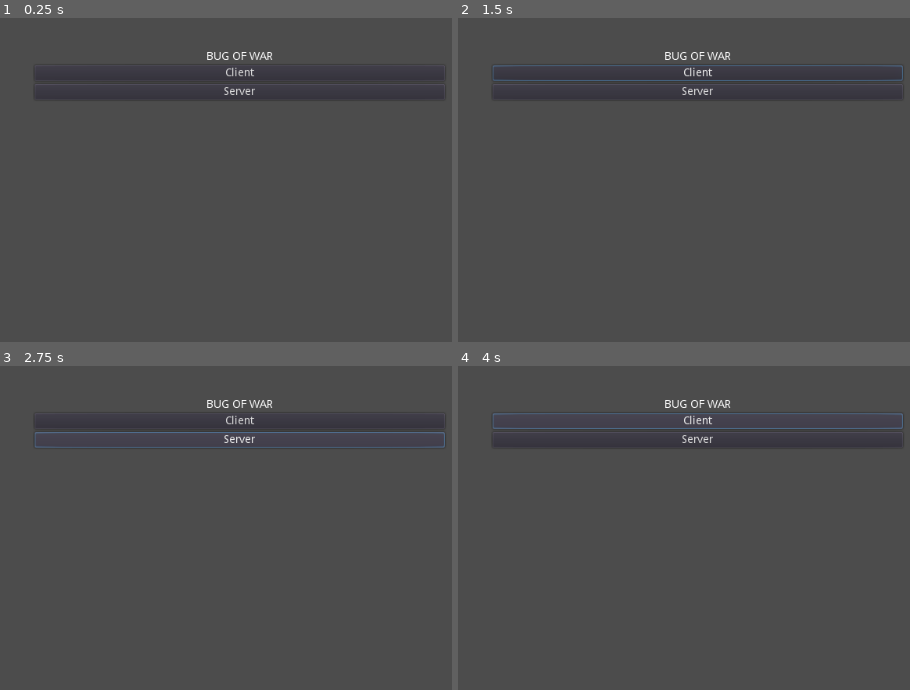
Above: before the commit, frames 1-4 (two rows, left to right).
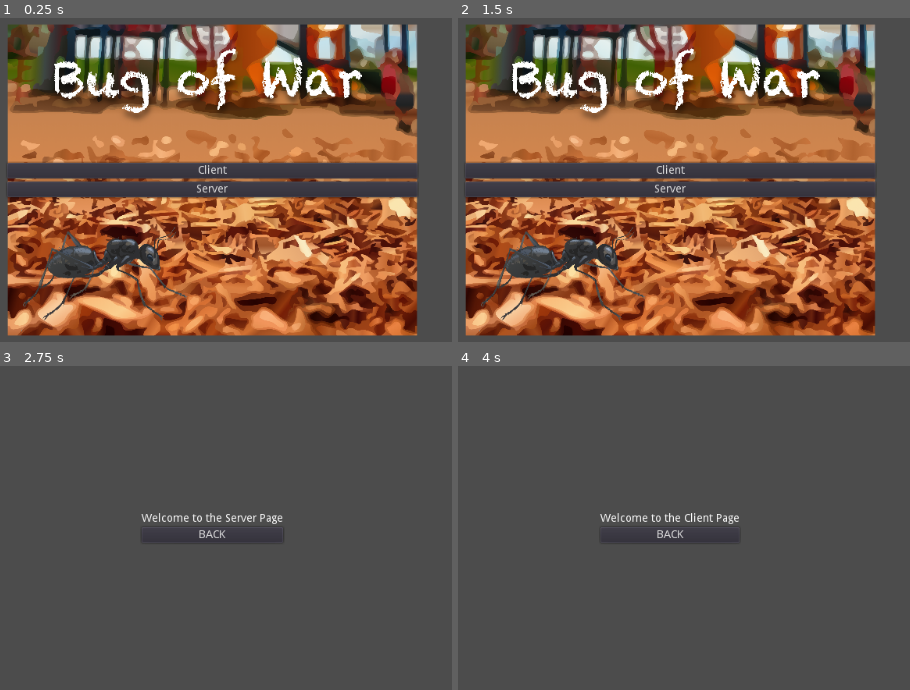
Above: after the commit, the same moments.

Repository: Luzzotica/BugOfWar
Game: Godot game, scene res://LandingPage.tscn
The game is run twice, just before and just after one commit, with the same random seed, the same clock (stepped at 60 frames per second) and the same inputs. Before the commit the project has no main scene; this scene is started directly in both runs.
Inputs (mouse positions are in pixels of both pictures, inside the frame that each line leads up to):
- Up to frame 1 (0.25 s): no input
- Up to frame 2 (1.5 s): click "Client" at 0.5 s; click (670, 186) at 1.25 s, where only the run after the commit has a clickable "BACK"
- Up to frame 3 (2.75 s): click "Server" at 2 s
- Up to frame 4 (4 s): click (670, 534) at 2.75 s, where only the run after the commit has a clickable "BACK"; click "Client" at 3.5 s

The runs differ from the first frame. In frame 1, 77% of the frame differs, in the area x 1-95%, y 1-99%; in frame 2, 77%, in the area x 1-99%, y 1-99%; in frame 3, 1.7%; in frame 4, 1.8%.

Commit message:
Navigate between scenes

Diff:
--- a/ClientStartPage.tscn
+++ b/ClientStartPage.tscn
@@ -1,5 +1,32 @@
-[gd_scene format=2]
+[gd_scene load_steps=2 format=2]
 
-[node name="ClientControl" type="Control"]
+[ext_resource path="res://SceneManager.gd" type="Script" id=1]
+
+[node name="ClientStartPage" type="Control"]
 anchor_right = 1.0
 anchor_bottom = 1.0
+script = ExtResource( 1 )
+
+[node name="CenterContainer" type="VBoxContainer" parent="."]
+anchor_left = 0.5
+anchor_top = 0.5
+anchor_right = 0.5
+anchor_bottom = 0.5
+margin_left = -89.0
+margin_top = -19.0
+margin_right = 89.0
+margin_bottom = 19.0
+alignment = 1
+
+[node name="Label" type="Label" parent="CenterContainer"]
+margin_right = 178.0
+margin_bottom = 14.0
+text = "Welcome to the Client Page"
+
+[node name="Button" type="Button" parent="CenterContainer"]
+margin_top = 18.0
+margin_right = 178.0
+margin_bottom = 38.0
+text = "BACK"
+
+[connection signal="pressed" from="CenterContainer/Button" to="." method="go_to_scene" binds= [ "res://LandingPage.tscn" ]]
--- /dev/null
+++ b/Global.gd
@@ -0,0 +1,36 @@
+extends Node
+
+var current_scene = null
+
+func _ready():
+	var root = get_tree().get_root()
+	current_scene = root.get_child(root.get_child_count() - 1)
+
+func goto_scene(path):
+	# This function will usually be called from a signal callback,
+	# or some other function in the current scene.
+	# Deleting the current scene at this point is
+	# a bad idea, because it may still be executing code.
+	# This will result in a crash or unexpected behavior.
+
+	# The solution is to defer the load to a later time, when
+	# we can be sure that no code from the current scene is running:
+
+	call_deferred("_deferred_goto_scene", path)
+
+
+func _deferred_goto_scene(path):
+	# It is now safe to remove the current scene
+	current_scene.free()
+
+	# Load the new scene.
+	var s = ResourceLoader.load(path)
+
+	# Instance the new scene.
+	current_scene = s.instance()
+
+	# Add it to the active scene, as child of root.
+	get_tree().get_root().add_child(current_scene)
+
+	# Optionally, to make it compatible with the SceneTree.change_scene() API.
+	get_tree().set_current_scene(current_scene)
--- a/LandingPage.tscn
+++ b/LandingPage.tscn
@@ -1,4 +1,7 @@
-[gd_scene format=2]
+[gd_scene load_steps=3 format=2]
+
+[ext_resource path="res://Menu Screen w_o Game Code and Players.png" type="Texture" id=1]
+[ext_resource path="res://SceneManager.gd" type="Script" id=2]
 
 [node name="LandingPage" type="Control"]
 anchor_right = 1.0
@@ -14,31 +17,31 @@
 margin_right = 262.5
 margin_bottom = 200.0
 rect_min_size = Vector2( 525, 400 )
+texture = ExtResource( 1 )
 
 [node name="VBoxContainer" type="VBoxContainer" parent="NinePatchRect"]
-anchor_right = 1.0
-anchor_bottom = 1.0
-margin_left = 35.0
-margin_top = 35.0
-margin_right = 35.0
-margin_bottom = 35.0
-
-[node name="Label" type="Label" parent="NinePatchRect/VBoxContainer"]
-margin_right = 525.0
-margin_bottom = 14.0
-text = "Bug Of War"
-align = 1
-valign = 1
-uppercase = true
+anchor_left = 0.5
+anchor_top = 0.5
+anchor_right = 0.5
+anchor_bottom = 0.5
+margin_left = -262.5
+margin_top = -200.0
+margin_right = 262.5
+margin_bottom = 200.0
+alignment = 1
+script = ExtResource( 2 )
 
 [node name="ClientButton" type="Button" parent="NinePatchRect/VBoxContainer"]
-margin_top = 18.0
+margin_top = 178.0
 margin_right = 525.0
-margin_bottom = 38.0
+margin_bottom = 198.0
 text = "Client"
 
 [node name="ServerButton" type="Button" parent="NinePatchRect/VBoxContainer"]
-margin_top = 42.0
+margin_top = 202.0
 margin_right = 525.0
-margin_bottom = 62.0
+margin_bottom = 222.0
 text = "Server"
+
+[connection signal="pressed" from="NinePatchRect/VBoxContainer/ClientButton" to="NinePatchRect/VBoxContainer" method="go_to_scene" binds= [ "res://ClientStartPage.tscn" ]]
+[connection signal="pressed" from="NinePatchRect/VBoxContainer/ServerButton" to="NinePatchRect/VBoxContainer" method="go_to_scene" binds= [ "res://ServerStartPage.tscn" ]]
--- /dev/null
+++ b/SceneManager.gd
@@ -0,0 +1,5 @@
+extends Node
+
+
+func go_to_scene(path: String):
+	Global.goto_scene(path)
--- a/ServerStartPage.tscn
+++ b/ServerStartPage.tscn
@@ -1,3 +1,32 @@
-[gd_scene format=2]
+[gd_scene load_steps=2 format=2]
 
-[node name="ServerStartPage" type="Node2D"]
+[ext_resource path="res://SceneManager.gd" type="Script" id=1]
+
+[node name="Control" type="Control"]
+anchor_right = 1.0
+anchor_bottom = 1.0
+script = ExtResource( 1 )
+
+[node name="CenterContainer" type="VBoxContainer" parent="."]
+anchor_left = 0.5
+anchor_top = 0.5
+anchor_right = 0.5
+anchor_bottom = 0.5
+margin_left = -90.5
+margin_top = -19.0
+margin_right = 90.5
+margin_bottom = 19.0
+alignment = 1
+
+[node name="Label" type="Label" parent="CenterContainer"]
+margin_right = 181.0
+margin_bottom = 14.0
+text = "Welcome to the Server Page"
+
+[node name="Button" type="Button" parent="CenterContainer"]
+margin_top = 18.0
+margin_right = 181.0
+margin_bottom = 38.0
+text = "BACK"
+
+[connection signal="pressed" from="CenterContainer/Button" to="." method="go_to_scene" binds= [ "res://LandingPage.tscn" ]]
--- a/project.godot
+++ b/project.godot
@@ -11,7 +11,12 @@
 [application]
 
 config/name="Bug Of War"
+run/main_scene="res://LandingPage.tscn"
 config/icon="res://icon.png"
+
+[autoload]
+
+Global="*res://Global.gd"
 
 [physics]
 
Binary file added: Menu Screen w_o Game Code and Players.png
Not shown, added: Menu Screen w_o Game Code and Players.png.import
Binary file added: Menu Screen.png
Not shown, added: Menu Screen.png.import
